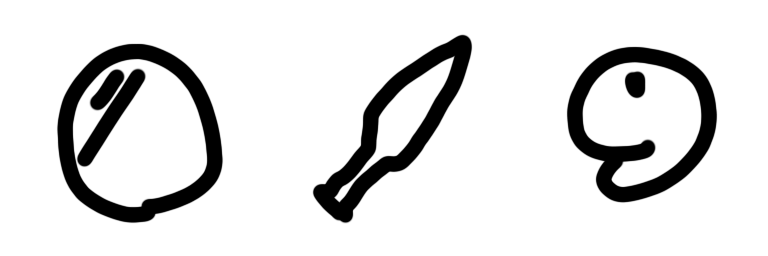
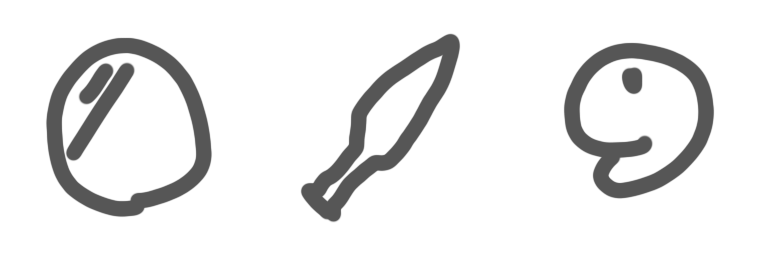
Layers edited between the first and the second 768 × 256 image:
added layer "レイヤー 3" above "レイヤー 4" over [563, 42, 715, 200]
added layer "レイヤー 4" above "レイヤー 1 のコピー" over [300, 33, 461, 223]
added layer "レイヤー 1 のコピー" above "レイヤー 1" over [45, 37, 213, 218]
hid "レイヤー 1" over [56, 33, 718, 224]
hid "レイヤー 2" over [73, 58, 701, 207]
